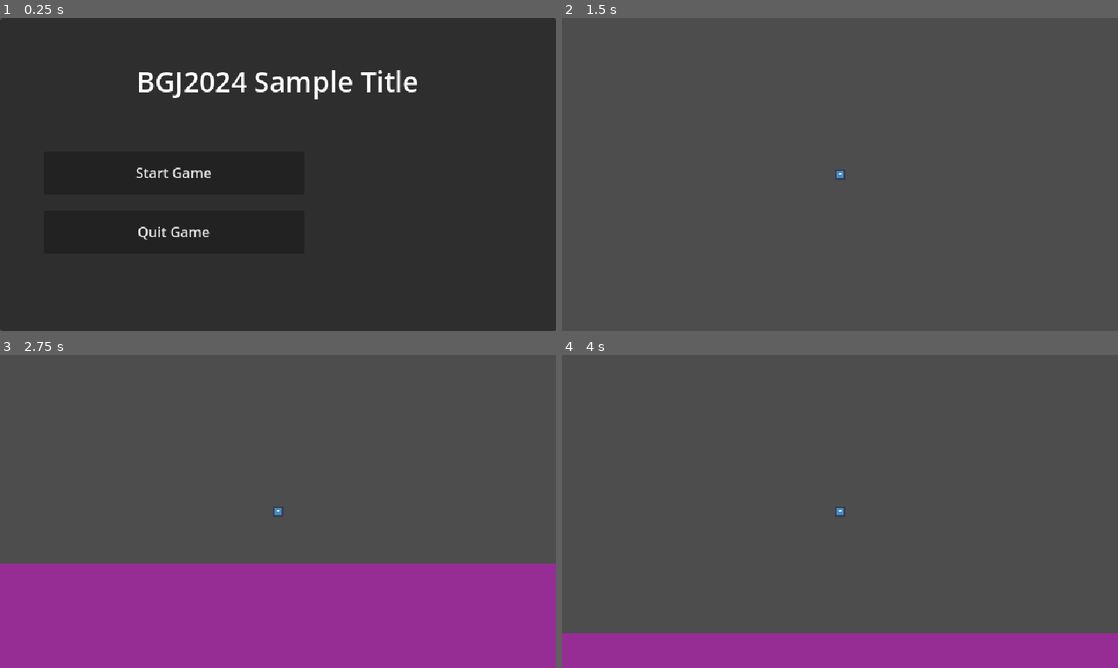
Above: before the commit, frames 1-4 (two rows, left to right).
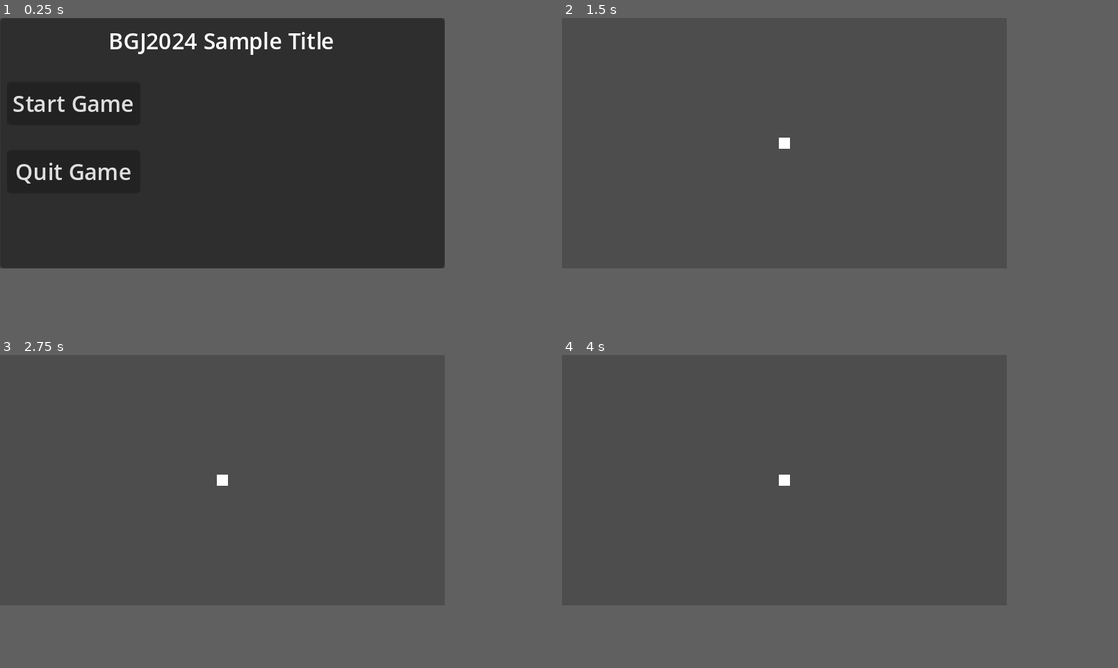
Above: after the commit, the same moments.

Repository: 20TB-ZipBomb/BGJ2024
Game: Godot game, scene res://scenes/main.tscn
Two runs of this game, one before a commit and one after it. Both use one fixed random seed, a clock stepped at 60 frames per second and the inputs below. The engine's default icon, where the game draws it, is replaced by a stand-in: a white triangle on a blue panel in a dark square.
Inputs:
- Up to frame 1 (0.25 s): no input
- Up to frame 2 (1.5 s): click "Start Game" at 0.5 s; tap Enter at 1.25 s; hold D (move_right) from 1.28 s (still down)
- Up to frame 3 (2.75 s): tap Space at 2 s; release D (move_right) at 2.03 s; hold S (move_down) from 2.03 s (still down)
- Up to frame 4 (4 s): release S (move_down) at 2.78 s; hold D (move_right) 2.78-3.53 s; tap Enter at 3.5 s; hold W (move_up) from 3.53 s (still down)
The window is 800x450 before the commit and 640x360 after it. Grey fills any space a smaller window leaves; there, only what the larger window draws over its background counts as a difference.

The runs differ from the first frame. In frame 1, 3.6% of the frame differs, in the area x 0-100%, y 0-100%; in frame 2, 0.1%; in frame 3, 24%, in the area x 0-100%, y 0-80%; in frame 4, 11%.

Commit message:
Changed camera settings and added default sprite

Diff:
--- a/project.godot
+++ b/project.godot
@@ -21,11 +21,11 @@
 
 [display]
 
-window/size/viewport_width=640
-window/size/viewport_height=360
+window/size/viewport_width=320
+window/size/viewport_height=180
 window/size/window_width_override=1280
 window/size/window_height_override=720
-window/stretch/mode="viewport"
+window/stretch/mode="canvas_items"
 
 [file_customization]
 
--- a/scenes/characters/animal.gd
+++ b/scenes/characters/animal.gd
@@ -12,7 +12,7 @@
 	WANDER,
 }
 
-var movement_speed: float = 100.0
+var movement_speed: float = 50.0
 var movement_target_position: Vector2
 var state: STATE = STATE.IDLE
 
--- a/scenes/characters/animal.tscn
+++ b/scenes/characters/animal.tscn
@@ -1,19 +1,22 @@
 [gd_scene load_steps=4 format=3 uid="uid://be18qb18qxiqu"]
 
-[ext_resource type="Texture2D" uid="uid://dmvupanvyoqqx" path="res://icon.svg" id="1_mhpmp"]
 [ext_resource type="Script" path="res://scenes/characters/animal.gd" id="1_u620q"]
+[ext_resource type="Texture2D" uid="uid://d3wt0rg23sjok" path="res://assets/sprites/test/default_sprite.png" id="2_6ck1i"]
 
 [sub_resource type="CircleShape2D" id="CircleShape2D_a8b43"]
-radius = 6.08276
+radius = 0.794296
 
 [node name="Animal" type="CharacterBody2D" node_paths=PackedStringArray("navigation_agent", "nav_timer")]
+collision_layer = 4
+collision_mask = 7
 script = ExtResource("1_u620q")
 navigation_agent = NodePath("NavigationAgent2D")
 nav_timer = NodePath("NavTimer")
 
 [node name="Sprite2D" type="Sprite2D" parent="."]
+modulate = Color(0.994375, 0.458689, 1, 1)
 scale = Vector2(0.1, 0.1)
-texture = ExtResource("1_mhpmp")
+texture = ExtResource("2_6ck1i")
 
 [node name="CollisionShape2D" type="CollisionShape2D" parent="."]
 shape = SubResource("CircleShape2D_a8b43")
--- a/scenes/characters/player.tscn
+++ b/scenes/characters/player.tscn
@@ -1,22 +1,23 @@
 [gd_scene load_steps=4 format=3 uid="uid://jmen0e87ma80"]
 
 [ext_resource type="Script" path="res://scripts/player/player.gd" id="1_g4b2t"]
-[ext_resource type="Texture2D" uid="uid://dmvupanvyoqqx" path="res://icon.svg" id="1_lgaiw"]
+[ext_resource type="Texture2D" uid="uid://d3wt0rg23sjok" path="res://assets/sprites/test/default_sprite.png" id="2_rpwl8"]
 
 [sub_resource type="RectangleShape2D" id="RectangleShape2D_ewt8a"]
-size = Vector2(12, 12)
+size = Vector2(1.60156, 1.60156)
 
 [node name="Player" type="CharacterBody2D"]
 collision_layer = 2
 motion_mode = 1
 script = ExtResource("1_g4b2t")
-speed = 200.0
 
 [node name="Sprite2D" type="Sprite2D" parent="."]
 scale = Vector2(0.1, 0.1)
-texture = ExtResource("1_lgaiw")
+texture = ExtResource("2_rpwl8")
 
 [node name="CollisionShape2D" type="CollisionShape2D" parent="."]
+position = Vector2(0.00390625, 0.00390625)
 shape = SubResource("RectangleShape2D_ewt8a")
 
 [node name="Camera2D" type="Camera2D" parent="."]
+zoom = Vector2(5, 5)
--- a/scenes/levels/test_nav.tscn
+++ b/scenes/levels/test_nav.tscn
@@ -44,6 +44,9 @@
 position = Vector2(0.0190921, 0.00697327)
 shape = SubResource("RectangleShape2D_pyvad")
 
+[node name="NavigationObstacle2D" type="NavigationObstacle2D" parent="Obstacle2"]
+vertices = PackedVector2Array(-13.7839, -53.6533, 5.25906, -53.7647, 6.53973, -44.633, -13.8953, -44.9671)
+
 [node name="NavigationRegion2D" type="NavigationRegion2D" parent="."]
 visible = false
 position = Vector2(-17.1634, -29.014)
@@ -55,16 +58,12 @@
 
 [node name="Animal" parent="." instance=ExtResource("2_102cr")]
 position = Vector2(-21.4556, -11.0296)
-max_idle_time = 5
 
 [node name="Animal2" parent="." instance=ExtResource("2_102cr")]
 position = Vector2(-21.4556, 13.7471)
-max_idle_time = 5
 
 [node name="Animal3" parent="." instance=ExtResource("2_102cr")]
 position = Vector2(-63.9299, -11.0296)
-max_idle_time = 5
 
 [node name="Animal4" parent="." instance=ExtResource("2_102cr")]
 position = Vector2(-21.4556, -46.6609)
-max_idle_time = 5
--- a/scenes/ui/main_menu.tscn
+++ b/scenes/ui/main_menu.tscn
@@ -8,7 +8,6 @@
 
 [sub_resource type="LabelSettings" id="LabelSettings_y8mke"]
 font = SubResource("SystemFont_em61w")
-font_size = 32
 
 [node name="MainMenu" type="Control"]
 layout_mode = 3
@@ -30,10 +29,10 @@
 
 [node name="MarginContainer" type="MarginContainer" parent="PanelContainer"]
 layout_mode = 2
-theme_override_constants/margin_left = 50
-theme_override_constants/margin_top = 50
-theme_override_constants/margin_right = 50
-theme_override_constants/margin_bottom = 50
+theme_override_constants/margin_left = 5
+theme_override_constants/margin_top = 5
+theme_override_constants/margin_right = 5
+theme_override_constants/margin_bottom = 5
 
 [node name="VBoxContainer" type="VBoxContainer" parent="PanelContainer/MarginContainer"]
 layout_mode = 2
@@ -53,11 +52,10 @@
 size_flags_horizontal = 0
 
 [node name="SpacerTop" type="Control" parent="PanelContainer/MarginContainer/VBoxContainer/HBoxContainer/Buttons"]
-custom_minimum_size = Vector2(0, 50)
+custom_minimum_size = Vector2(0, 10)
 layout_mode = 2
 
 [node name="StartGame" type="Button" parent="PanelContainer/MarginContainer/VBoxContainer/HBoxContainer/Buttons"]
-custom_minimum_size = Vector2(300, 50)
 layout_mode = 2
 text = "Start Game"
 
@@ -66,7 +64,6 @@
 layout_mode = 2
 
 [node name="QuitGame" type="Button" parent="PanelContainer/MarginContainer/VBoxContainer/HBoxContainer/Buttons"]
-custom_minimum_size = Vector2(300, 50)
 layout_mode = 2
 text = "Quit Game"
 
--- a/scripts/player/player.gd
+++ b/scripts/player/player.gd
@@ -1,8 +1,6 @@
 extends CharacterBody2D
 
-
-@export var speed: float = 300.0
-@export var jump_velocity: float = -400.0
+@export var speed: float = 50.0
 
 func _ready() -> void:
 	Globals.player = self
Binary file added: assets/sprites/test/default_sprite.png
Not shown, added: assets/sprites/test/default_sprite.png.import
